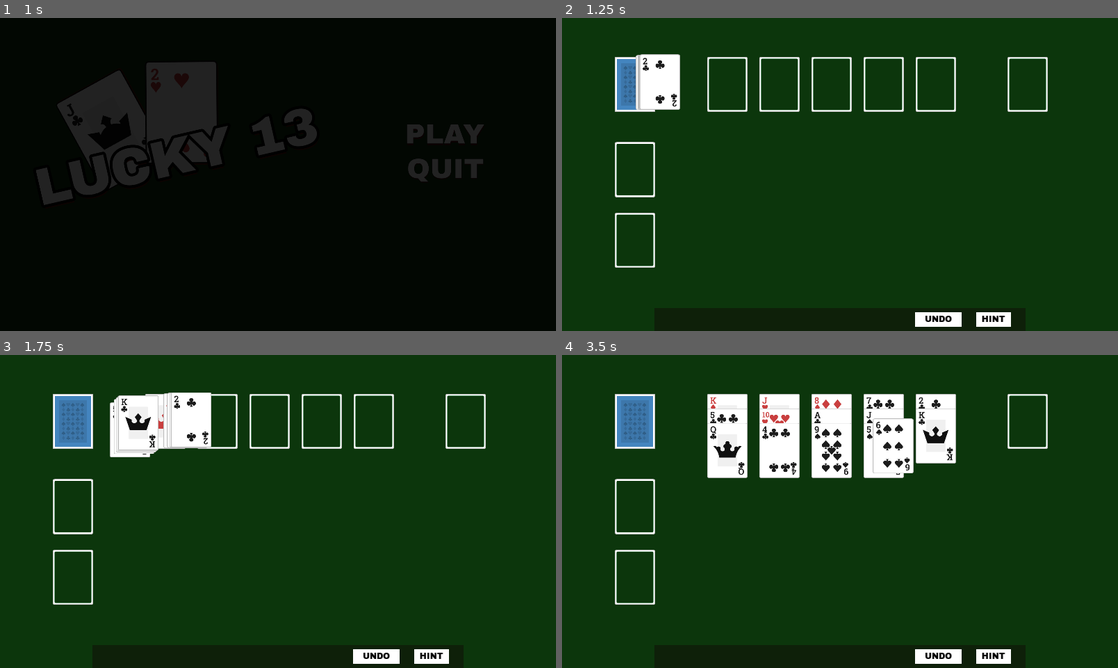
Above: before the commit, frames 1-4 (two rows, left to right).
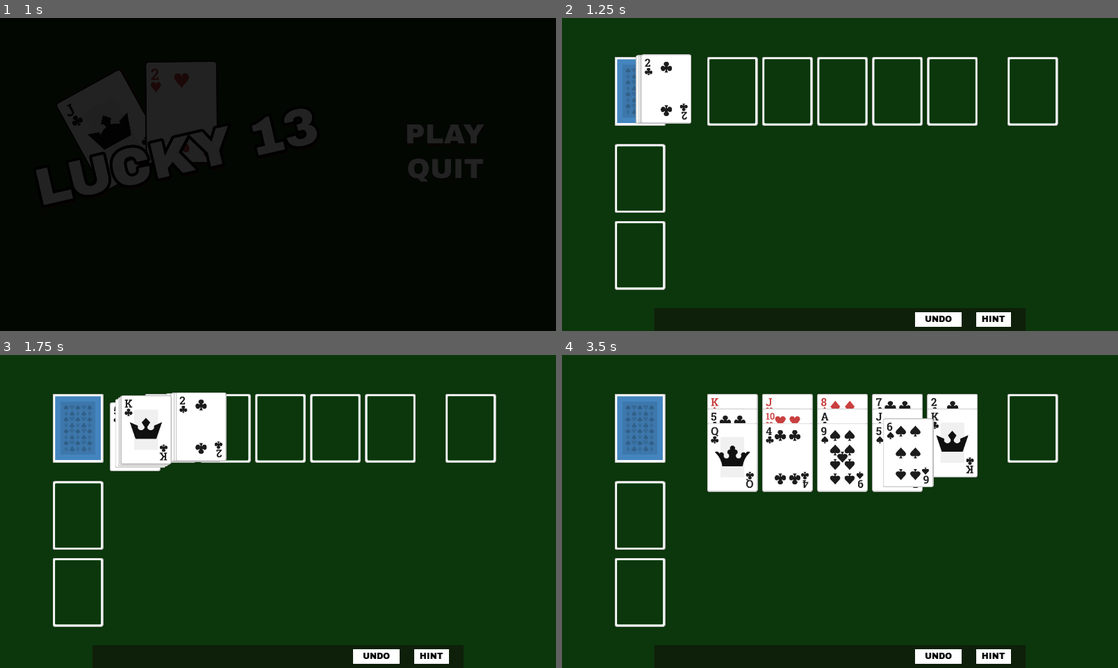
Above: after the commit, the same moments.

Repository: tcfitzgerald/lucky-13
Game: Godot game, scene res://Menus/MainMenu.tscn
Same seed, same stepped clock (60 frames per second), same inputs: the game is played once before the commit and once after it.
Inputs (mouse positions are in pixels of both pictures, inside the frame that each line leads up to; where the layout moved, square brackets give the same spot in the first picture):
- Up to frame 1 (1 s): click (455, 133) at 0.5 s
- Up to frame 2 (1.25 s): no input
- Up to frame 3 (1.75 s): click (72, 420) at 1.27 s
- Up to frame 4 (3.5 s): click (639, 426) [634, 420] at 2 s; click (728, 420) at 2.77 s

Frame 1 is identical in both runs. In frame 2, 5.1% of the frame differs, in the area x 9-90%, y 11-87%; in frame 3, 6.6%; in frame 4, 11%, in the area x 9-90%, y 12-87%.

Commit message:
Resizing images up 125%

Diff:
--- a/Board/Board.tscn
+++ b/Board/Board.tscn
@@ -28,27 +28,27 @@
 tableau_type = "base"
 
 [node name="Tableau2" parent="MarginContainer/CenterContainer" instance=ExtResource( 3 )]
-position = Vector2( 681, 134 )
+position = Vector2( 691, 134 )
 tableau_type = "base"
 
 [node name="Tableau3" parent="MarginContainer/CenterContainer" instance=ExtResource( 3 )]
-position = Vector2( 861, 134 )
+position = Vector2( 881, 134 )
 tableau_type = "base"
 
 [node name="Tableau4" parent="MarginContainer/CenterContainer" instance=ExtResource( 3 )]
-position = Vector2( 1041, 134 )
+position = Vector2( 1071, 134 )
 tableau_type = "base"
 
 [node name="Tableau5" parent="MarginContainer/CenterContainer" instance=ExtResource( 3 )]
-position = Vector2( 1221, 134 )
+position = Vector2( 1261, 134 )
 tableau_type = "base"
 
 [node name="Tableau6" parent="MarginContainer/CenterContainer" instance=ExtResource( 3 )]
-position = Vector2( 182, 428 )
+position = Vector2( 182, 435 )
 tableau_type = "overflow"
 
 [node name="Tableau7" parent="MarginContainer/CenterContainer" instance=ExtResource( 3 )]
-position = Vector2( 182, 672 )
+position = Vector2( 182, 700 )
 tableau_type = "overflow"
 
 [node name="WastePile" parent="MarginContainer/CenterContainer" instance=ExtResource( 4 )]
--- a/Menus/GameoverMenu.tscn
+++ b/Menus/GameoverMenu.tscn
@@ -3,6 +3,7 @@
 [ext_resource path="res://Themes/ui_theme.tres" type="Theme" id=1]
 
 [node name="GameoverMenu" type="Popup"]
+visible = true
 anchor_right = 1.0
 anchor_bottom = 1.0
 
Binary file changed: Card/Images/cardBack_blue1.png
Binary file changed: Card/Images/cardBack_blue2.png
Binary file changed: Card/Images/cardBack_blue3.png
Binary file changed: Card/Images/cardBack_blue4.png
Binary file changed: Card/Images/cardBack_blue5.png
Binary file changed: Card/Images/cardBack_red1.png
Binary file changed: Card/Images/cardBack_red2.png
Binary file changed: Card/Images/cardBack_red3.png
Binary file changed: Card/Images/cardBack_red4.png
Binary file changed: Card/Images/cardBack_red5.png
Binary file changed: Card/Images/cardClubs10.png
Binary file changed: Card/Images/cardClubs2.png
(and 52 more such lines)
